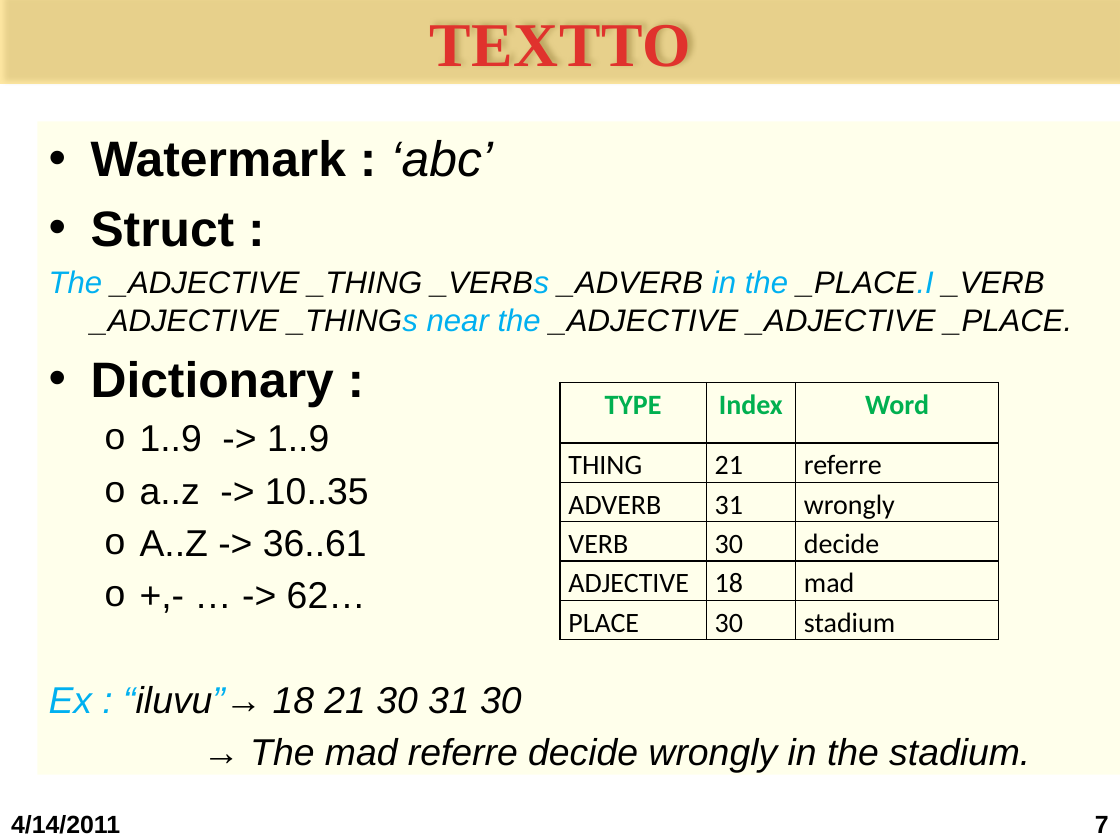
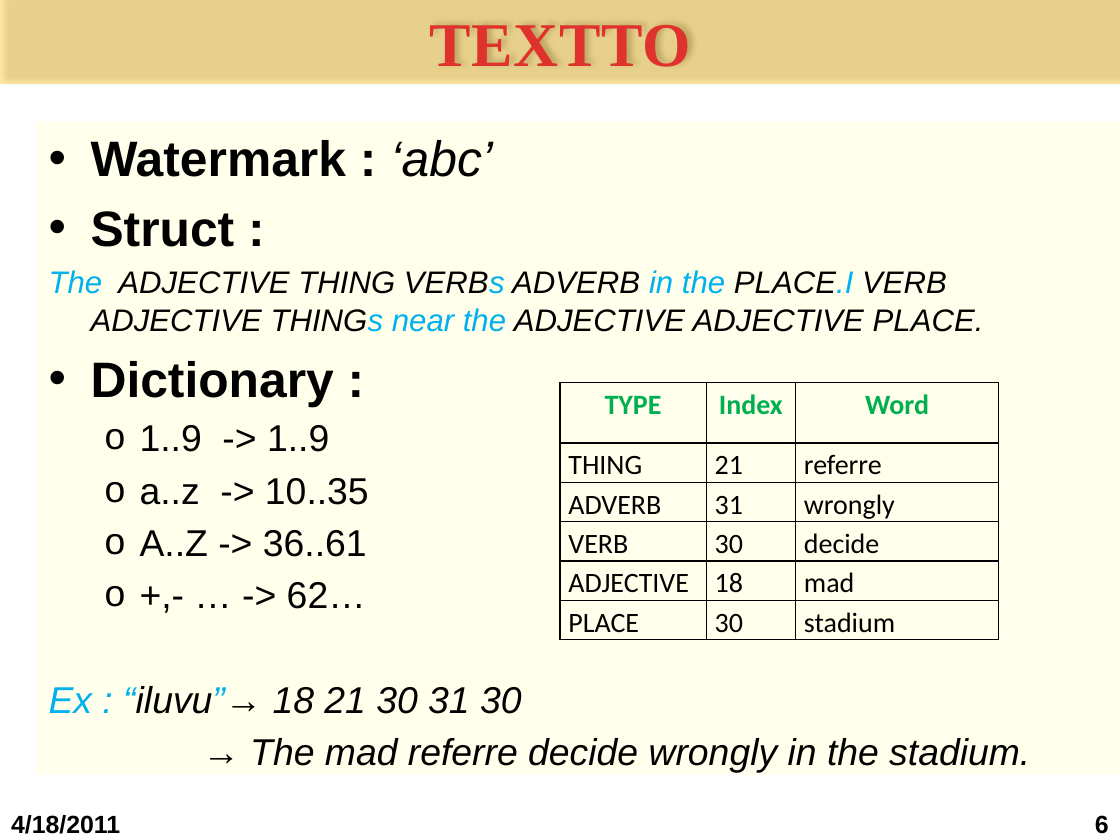
Before and after one commit to bomong/steganography-khtn-2011, a slide deck: slide 6 of Seminar cuoi ky/1.Bao cao/Slide bao cao.pptx (slide 7 before the commit). Drawn at 1120x840 pixels with LibreOffice and Linux fonts; fonts in the diff are those of the drawing; background and template pictures are left out. Boxes give left, top, right and bottom in pixels: in the first picture for what was removed or moved away, otherwise in the second. Text is boxed around its words. In the diff, an @@ line names an element or a change of style, - is before the commit and + after.

```diff
--- a/Seminar cuoi ky/1.Bao cao/Slide bao cao.pptx
+++ b/Seminar cuoi ky/1.Bao cao/Slide bao cao.pptx
@@ text at [49, 270, 984, 332]: text changed @@
-The _ADJECTIVE _THING _VERBs _ADVERB in the _PLACE.I _VERB _ADJECTIVE _THINGs near the _ADJECTIVE _ADJECTIVE _PLACE.
+The ADJECTIVE THING VERBs ADVERB in the PLACE.I VERB ADJECTIVE THINGs near the ADJECTIVE ADJECTIVE PLACE.
@@ text at [11, 815, 120, 834]: text changed @@
-4/14/2011
+4/18/2011
@@ page number at [1095, 815, 1109, 834]: text changed @@
-7
+6
```
Also in this commit, not shown: 22 other slides changed, 1 slide added, 6 slides removed, 4 other files.
